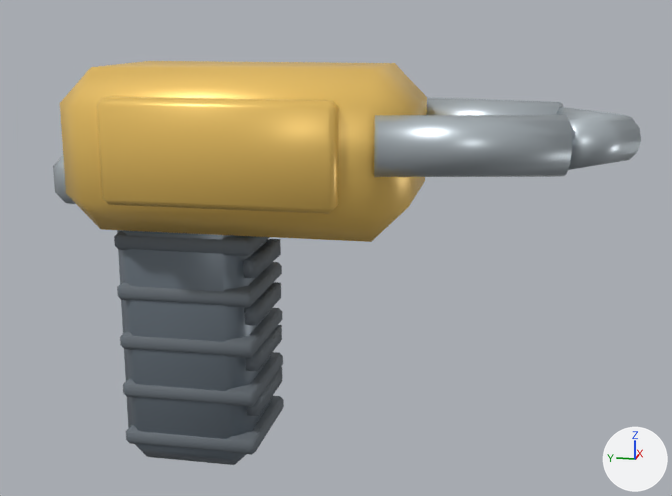
A saved change to the glTF model assets/tools/dismantler_standard.glb.
One viewpoint serves both versions: a 50 mm lens placed at (-1.847, -0.677, 1.02), pointed at (0.006, -0.307, 0.557). Lighting does not change. The marker at lower right points along +X, +Y and +Z. The picture after the commit comes second. Where no turn or scale is listed for an object, it has been applied to the vertices. Vertices at exactly the same position are counted once.

Objects in the first picture: 'BatteryLatch_steel', 'Body_orange', 'GripRib_rubber', 'Grip_dark', 'Grip_rubber', 'Jaw_steel', 'SideArmor_orange'.
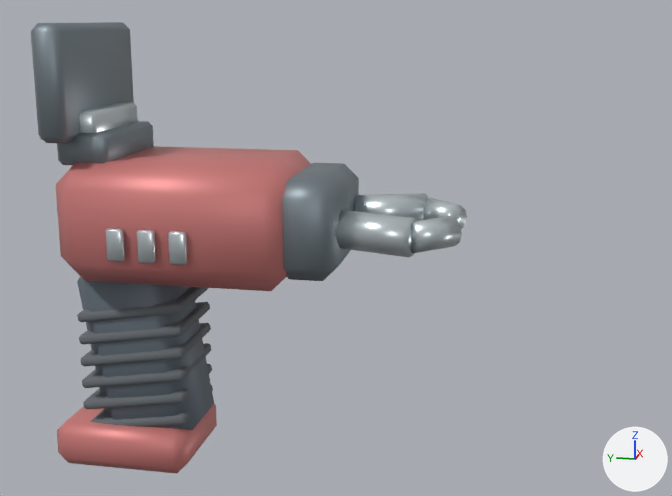
What changed in the scene script:
```text
Change me_jaw_steel:
    remove me_jaw_steel.from_pydata(...)  # 100 vertices, 192 faces; spans x -0.264..0.264, y -0.895..-0.408, z 0.745..0.855
    add me_jaw_steel.from_pydata(...)  # 44 vertices, 80 faces; spans x -0.166..0.166, y -0.492..-0.318, z 0.582..0.654
    me_jaw_steel part 5: the whole mesh is rebuilt
Change me_griprib_rubber:
    remove me_griprib_rubber.from_pydata(...)  # 120 vertices, 220 faces; spans x -0.125..0.125, y -0.16..0.13, z 0.132..0.598
    add me_griprib_rubber.from_pydata(...)  # 144 vertices, 264 faces; spans x -0.097..0.097, y 0.003..0.237, z 0.141..0.445
    me_griprib_rubber part 1: the loose piece of 24 vertices spanning x -0.125..0.125, y -0.16..0.13, z 0.132..0.168 is deleted
    me_griprib_rubber part 2: the loose piece of 24 vertices spanning x -0.125..0.125, y -0.16..0.13, z 0.562..0.598 is deleted
    me_griprib_rubber part 3: the loose piece of 24 vertices spanning x -0.125..0.125, y -0.16..0.13, z 0.455..0.49 is deleted
    me_griprib_rubber part 4: 48 vertices removed from x -0.125..0.125, y -0.16..0.13, z 0.24..0.382; 144 vertices added at x -0.097..0.097, y 0.003..0.237, z 0.141..0.445
Remove ob_grip_dark:
    ob_grip_dark = bpy.data.objects.new('Grip_dark', me_grip_dark)
Remove ob_body_orange:
    ob_body_orange = bpy.data.objects.new('Body_orange', me_body_orange)
Remove ob_grip_rubber:
    ob_grip_rubber = bpy.data.objects.new('Grip_rubber', me_grip_rubber)
Remove ob_batterylatch_steel:
    ob_batterylatch_steel = bpy.data.objects.new('BatteryLatch_steel', me_batterylatch_steel)
Remove ob_sidearmor_orange:
    ob_sidearmor_orange = bpy.data.objects.new('SideArmor_orange', me_sidearmor_orange)
Add ob_liveviewsurfaceframe_frame:
    ob_liveviewsurfaceframe_frame = bpy.data.objects.new('LiveViewSurfaceFrame_frame', me_liveviewsurfaceframe_frame)  # 24 vertices, 44 faces; spans x -0.175..0.175, y 0.192..0.258, z 0.783..1.013; in mat_frame (grey #828d94)
    ob_liveviewsurfaceframe_frame.location = (0.0, 0.0, 0.0)
Add ob_displaybracket_steel:
    ob_displaybracket_steel = bpy.data.objects.new('DisplayBracket_steel', me_displaybracket_steel)  # 24 vertices, 44 faces; spans x -0.11..0.11, y 0.16..0.255, z 0.778..0.842; in mat_steel (light grey #d2dbdf)
    ob_displaybracket_steel.location = (0.0, 0.0, 0.0)
Add ob_displaymount_frame:
    ob_displaymount_frame = bpy.data.objects.new('DisplayMount_frame', me_displaymount_frame)  # 24 vertices, 44 faces; spans x -0.125..0.125, y 0.131..0.243, z 0.733..0.799; in mat_frame (grey #828d94)
    ob_displaymount_frame.location = (0.0, 0.0, 0.0)
Add ob_housingvent_steel:
    ob_housingvent_steel = bpy.data.objects.new('HousingVent_steel', me_housingvent_steel)  # 144 vertices, 264 faces; spans x -0.186..0.186, y -0.048..0.118, z 0.556..0.62; in mat_steel (light grey #d2dbdf)
    ob_housingvent_steel.location = (0.0, 0.0, 0.0)
Add ob_jawtip_steel:
    ob_jawtip_steel = bpy.data.objects.new('JawTip_steel', me_jawtip_steel)  # 44 vertices, 80 faces; spans x -0.151..0.151, y -0.571..-0.459, z 0.589..0.647; in mat_steel (light grey #d2dbdf)
    ob_jawtip_steel.location = (0.0, 0.0, 0.0)
Add ob_nosehousing_frame:
    ob_nosehousing_frame = bpy.data.objects.new('NoseHousing_frame', me_nosehousing_frame)  # 24 vertices, 44 faces; spans x -0.145..0.145, y -0.335..-0.205, z 0.518..0.718; in mat_frame (grey #828d94)
    ob_nosehousing_frame.location = (0.0, 0.0, 0.0)
Add ob_toolbody_darkred:
    ob_toolbody_darkred = bpy.data.objects.new('ToolBody_darkred', me_toolbody_darkred)  # 24 vertices, 44 faces; spans x -0.17..0.17, y -0.25..0.25, z 0.493..0.743; in mat_darkred (pink #d2807e)
    ob_toolbody_darkred.location = (0.0, 0.0, 0.0)
Add ob_battery_darkred:
    ob_battery_darkred = bpy.data.objects.new('Battery_darkred', me_battery_darkred)  # 24 vertices, 44 faces; spans x -0.125..0.125, y 0.0..0.3, z 0.063..0.163; in mat_darkred (pink #d2807e)
    ob_battery_darkred.location = (0.0, 0.0, 0.0)
Add ob_grip_black:
    ob_grip_black = bpy.data.objects.new('Grip_black', me_grip_black)  # 24 vertices, 44 faces; spans x -0.09..0.09, y -0.014..0.254, z 0.1..0.536; in mat_black (greyish blue #636e78)
    ob_grip_black.location = (0.0, 0.0, 0.0)
```

Location of each change, (x1, y1, x2, y2) in pixels of the pictures (672 x 496 px):
'Body_orange', deleted (orange)
    before: (60, 61, 427, 242)
'ToolBody_darkred', added (pink)
    after: (56, 146, 311, 291)
'SideArmor_orange', deleted (orange)
    before: (96, 96, 339, 214)
'Jaw_steel', reshaped (65% narrower, 20% shorter)
    before: (374, 97, 641, 177)
    after: (335, 193, 429, 257)
'Grip_dark', deleted
    before: (117, 230, 271, 465)
'GripRib_rubber', reshaped (20% narrower, 37% shorter)
    before: (114, 231, 284, 455)
    after: (77, 287, 213, 427)
'Grip_black', added
    after: (77, 276, 214, 430)
'LiveViewSurfaceFrame_frame', added
    after: (31, 22, 134, 143)
'NoseHousing_frame', added
    after: (282, 163, 359, 281)
'Battery_darkred', added (pink)
    after: (57, 404, 217, 474)
'Grip_rubber', deleted
    before: (243, 239, 282, 416)
'DisplayMount_frame', added
    after: (57, 121, 154, 165)
'JawTip_steel', added
    after: (411, 197, 467, 253)
'HousingVent_steel', added
    after: (105, 228, 188, 265)
'DisplayBracket_steel', added
    after: (80, 102, 138, 133)
'BatteryLatch_steel', deleted
    before: (53, 155, 76, 204)
part 1 of me_griprib_rubber, deleted
    before: (126, 396, 284, 455)
part 2 of me_griprib_rubber, deleted
    before: (114, 231, 270, 256)
part 3 of me_griprib_rubber, deleted
    before: (117, 262, 282, 308)
part 4 of me_griprib_rubber, cut back
    before: (120, 308, 283, 407)
    after: (77, 287, 213, 427)
